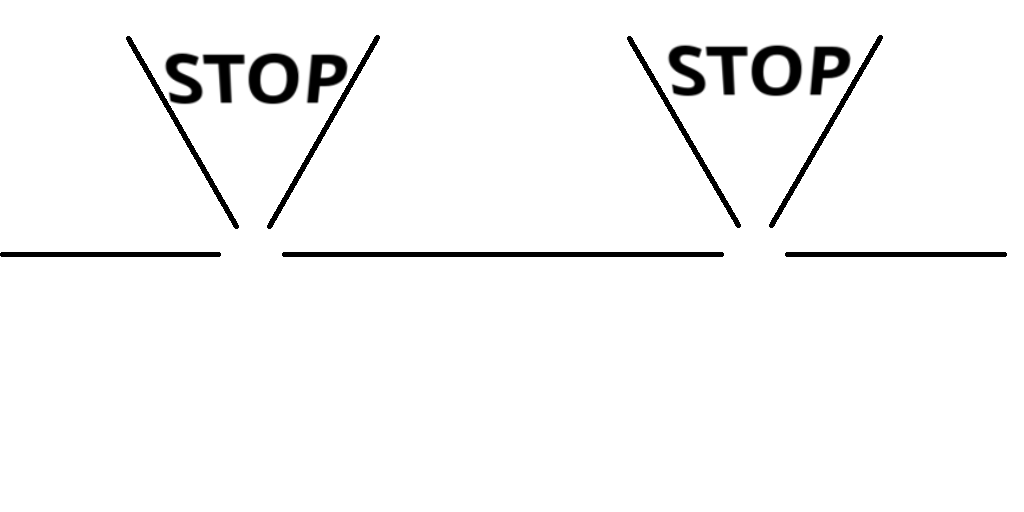
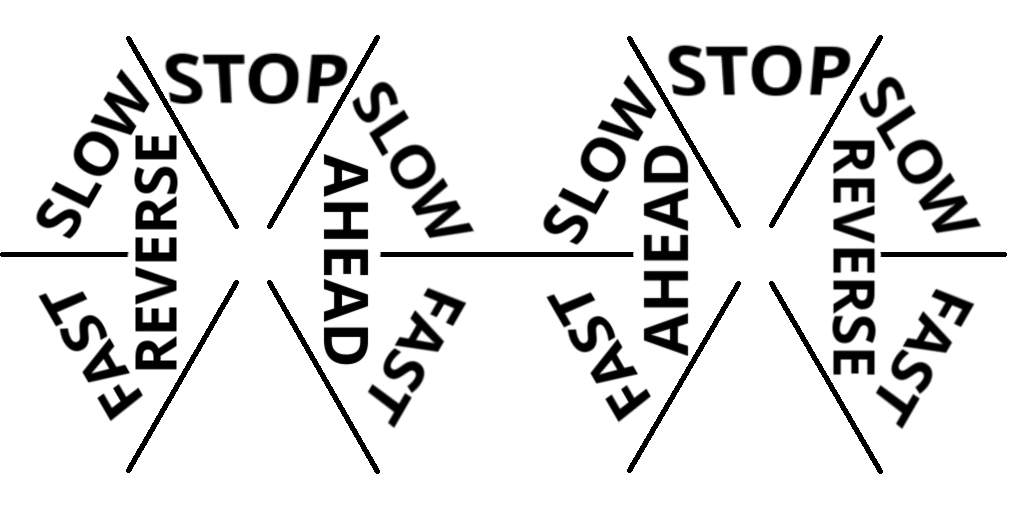
Before/after of a 1024 × 512 layered artwork. What changed in the layer stack:
added layer "AHEAD #1" above "AHEAD" over [642, 144, 690, 356]
added layer "AHEAD" above "REVERSE #1" over [323, 154, 369, 366]
added layer "REVERSE #1" above "REVERSE" over [831, 139, 877, 376]
added layer "REVERSE" above "FAST copy" over [134, 134, 178, 370]
added layer "FAST copy" above "FAST" over [545, 287, 976, 431]
added layer "FAST" above "SLOW #3" over [37, 286, 468, 430]
added layer "SLOW #3" above "SLOW #2" over [351, 80, 475, 240]
added layer "SLOW #2" above "SLOW #1" over [858, 75, 982, 235]
added layer "SLOW #1" above "SLOW" over [542, 74, 658, 246]
added layer "SLOW" above "AccentPatternB" over [35, 68, 151, 240]
painted on "AccentPatternB" over [126, 252, 883, 474]
